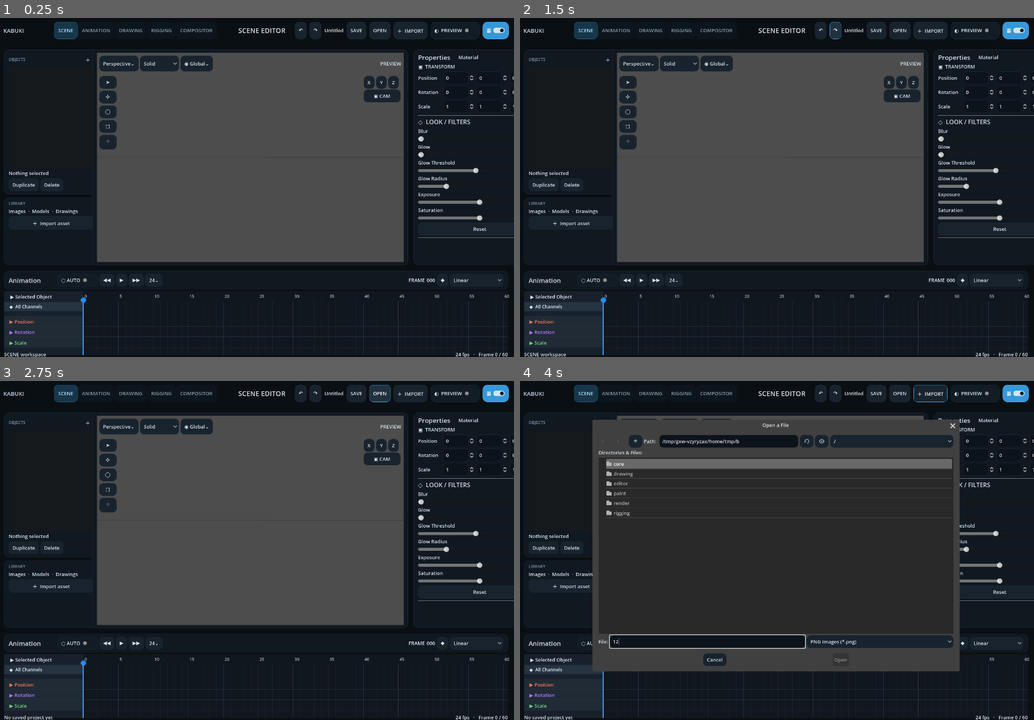
Above: before the commit, frames 1-4 (two rows, left to right).
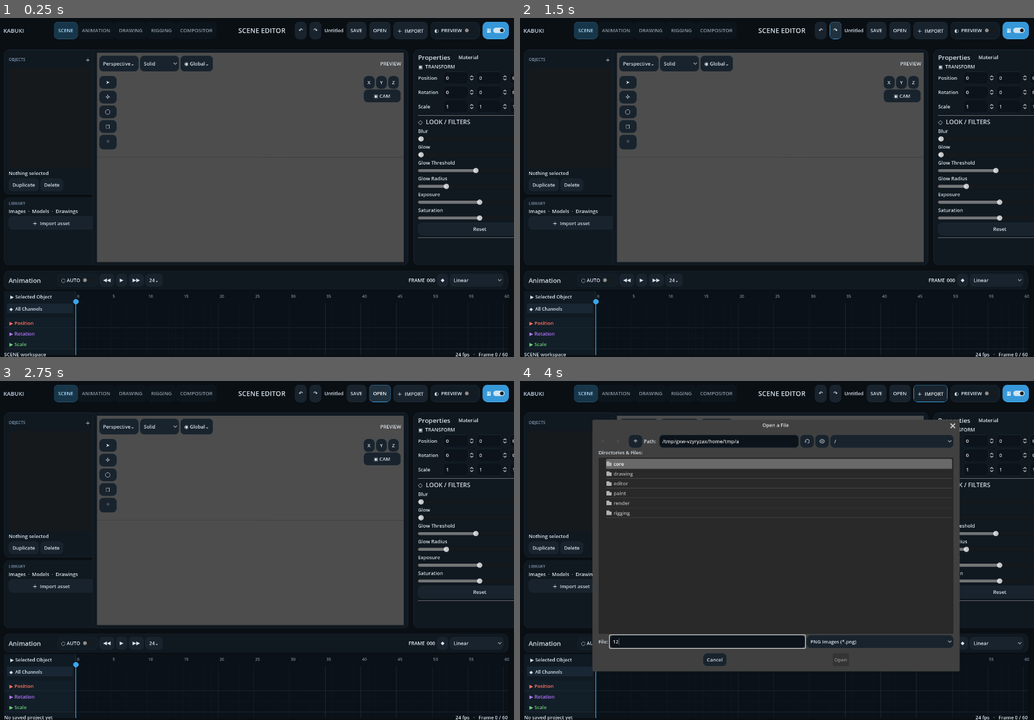
Above: after the commit, the same moments.

Repository: Onnevan/Kabuki
Game: Godot game, scene res://editor/main.tscn
Same seed, same stepped clock (60 frames per second), same inputs: the game is played once before the commit and once after it.
Inputs (mouse positions are in pixels of both pictures, inside the frame that each line leads up to):
- Up to frame 1 (0.25 s): no input
- Up to frame 2 (1.5 s): click "↶" at 0.5 s; click "↷" at 1.25 s
- Up to frame 3 (2.75 s): click "OPEN" at 2 s
- Up to frame 4 (4 s): click "＋ IMPORT" at 2.75 s; click (705, 642) at 3.52 s; type "12" at 3.6 s

The runs differ from the first frame. In frame 1, 1.0% of the frame differs, in the area x 0-99%, y 81-100%; in frame 2, 1.0%; in frame 3, 1.0%; in frame 4, 0.8%.

Commit message:
Redesign timeline visual hierarchy

Diff:
--- a/editor/frame_timeline.gd
+++ b/editor/frame_timeline.gd
@@ -19,9 +19,9 @@
 signal key_selected(path: String, frame: int, interpolation: String)
 signal key_deselected
 signal frame_requested(frame: int)
-const LANE_X := 210.0
-const HEADER_H := 28.0
-const SUMMARY_Y := 43.0
+const LANE_X := 190.0
+const HEADER_H := 32.0
+const SUMMARY_Y := 49.0
 const CHANNELS: Array[String] = ["transform.position","transform.rotation","transform.scale"]
 const LABELS: Array[String] = ["Position","Rotation","Scale"]
 const COLORS: Array[Color] = [Color("#ff745f"),Color("#b779ff"),Color("#71d67b")]
@@ -65,17 +65,18 @@
 	return y
 
 func _draw()->void:
-	draw_rect(Rect2(Vector2.ZERO,size),Color("#11171e"))
-	draw_rect(Rect2(0,0,LANE_X,size.y),Color("#18212b"))
+	draw_rect(Rect2(Vector2.ZERO,size),Color("#0A1118"))
+	draw_rect(Rect2(0,0,LANE_X,size.y),Color("#101A23"))
+	draw_line(Vector2(LANE_X,0),Vector2(LANE_X,size.y),Color("#22313D"),1)
 	var usable:=maxf(1.0,size.x-LANE_X-12.0)
 	var step:=usable/float(frame_count)
 	for f in range(frame_count+1):
 		var x:=LANE_X+float(f)*step
 		var major:=f%5==0
-		draw_line(Vector2(x,HEADER_H if major else HEADER_H-5),Vector2(x,size.y),Color("#34414f",0.7 if major else 0.24),1)
-		if major: draw_string(get_theme_default_font(),Vector2(x+3,18),str(f),HORIZONTAL_ALIGNMENT_LEFT,-1,11,Color("#aeb9c6"))
-	draw_string(get_theme_default_font(),Vector2(16,20),("▼ " if expanded.has(true) else "▶ ")+"Selected Object",HORIZONTAL_ALIGNMENT_LEFT,-1,13,Color("#dbe4ef"))
-	draw_rect(Rect2(0,SUMMARY_Y-14,LANE_X,24),Color("#263341"))
+		draw_line(Vector2(x,HEADER_H if major else HEADER_H-5),Vector2(x,size.y),Color("#31414F",0.46 if major else 0.12),1)
+		if major: draw_string(get_theme_default_font(),Vector2(x+3,18),str(f),HORIZONTAL_ALIGNMENT_LEFT,-1,11,Color("#778896"))
+	draw_string(get_theme_default_font(),Vector2(16,20),("▼ " if expanded.has(true) else "▶ ")+"Selected Object",HORIZONTAL_ALIGNMENT_LEFT,-1,13,Color("#D5E0E9"))
+	draw_rect(Rect2(8,SUMMARY_Y-16,LANE_X-16,26),Color("#182733"))
 	draw_string(get_theme_default_font(),Vector2(14,SUMMARY_Y+3),"◆  All Channels",HORIZONTAL_ALIGNMENT_LEFT,-1,12,Color("#dbe4ef"))
 	for gf in ProjectStore.get_object_key_frames(object_id):
 		var gx:=LANE_X+float(gf)*step
@@ -83,9 +84,9 @@
 		draw_colored_polygon(gp,Color.WHITE if _is_selected("*",gf) else Color("#8fa8c2"))
 	for row in range(3):
 		var y:=_row_y(row)
-		draw_rect(Rect2(0,y-20,LANE_X,27),Color("#202b36"))
+		draw_rect(Rect2(8,y-20,LANE_X-16,27),Color("#121E28"))
 		draw_string(get_theme_default_font(),Vector2(14,y),("▼ " if expanded[row] else "▶ ")+channel_labels[row],HORIZONTAL_ALIGNMENT_LEFT,-1,13,COLORS[row])
-		draw_line(Vector2(0,y+8),Vector2(size.x,y+8),Color("#28333f"),1)
+		draw_line(Vector2(0,y+8),Vector2(size.x,y+8),Color("#23323E",0.7),1)
 		for k in _keys(channel_paths[row]):
 			var kf:=int(k.frame)
 			var x:=LANE_X+float(kf)*step
@@ -99,8 +100,8 @@
 			var ex := LANE_X + float(ef) * step
 			draw_rect(Rect2(ex-4, ey-7, 8, 14), Color("#f0c96b"))
 	var px:=LANE_X+float(current_frame)*step
-	draw_line(Vector2(px,HEADER_H-2),Vector2(px,size.y),Color("#238cff"),3)
-	draw_circle(Vector2(px,HEADER_H-4),7,Color("#238cff"))
+	draw_line(Vector2(px,HEADER_H-2),Vector2(px,size.y),Color("#3AA7EB"),2)
+	draw_circle(Vector2(px,HEADER_H-4),7,Color("#3AA7EB"))
 
 func _component(v:Variant,index:int)->float:
 	if v is Vector3: return [v.x,v.y,v.z][index]
@@ -145,7 +146,7 @@
 
 func _draw_curve(row:int,top:float,step:float)->void:
 	var ks:=_keys(channel_paths[row])
-	draw_rect(Rect2(LANE_X,top,size.x-LANE_X,54),Color("#0d1319"))
+	draw_rect(Rect2(LANE_X,top,size.x-LANE_X,54),Color("#080E14"))
 	if ks.is_empty(): return
 	var component_colors: Array[Color] = [Color("#ff6257"),Color("#63d17a"),Color("#4a9cff")]
 	for component in range(3):
